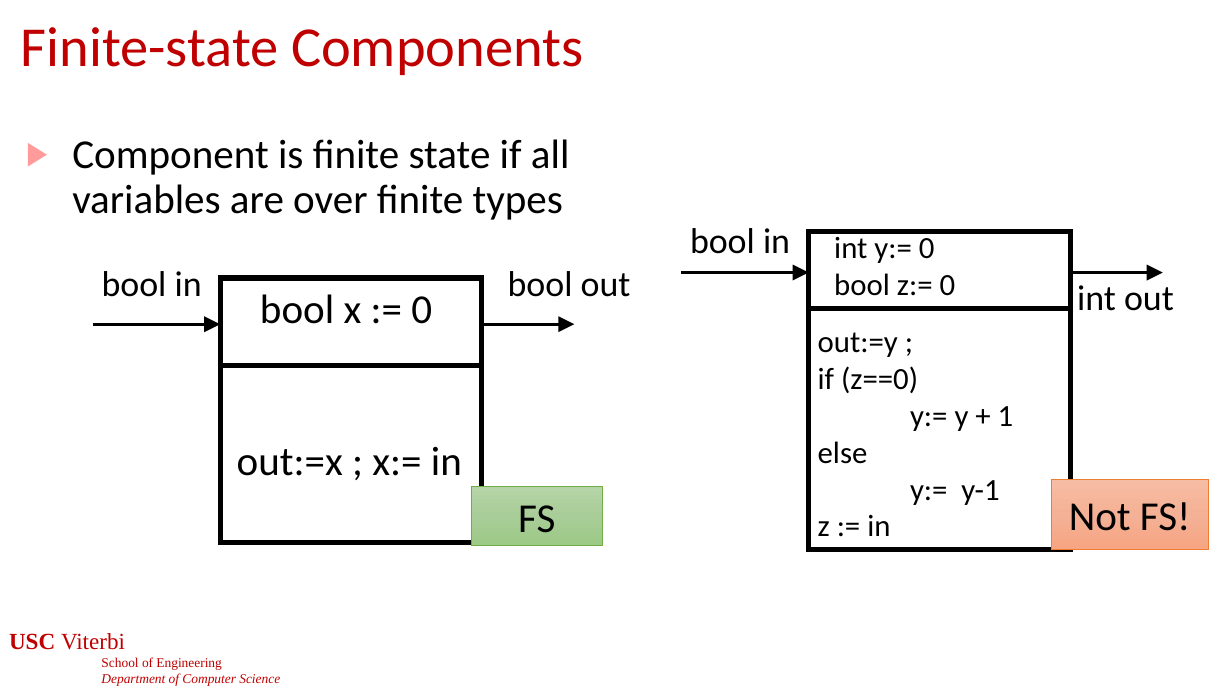
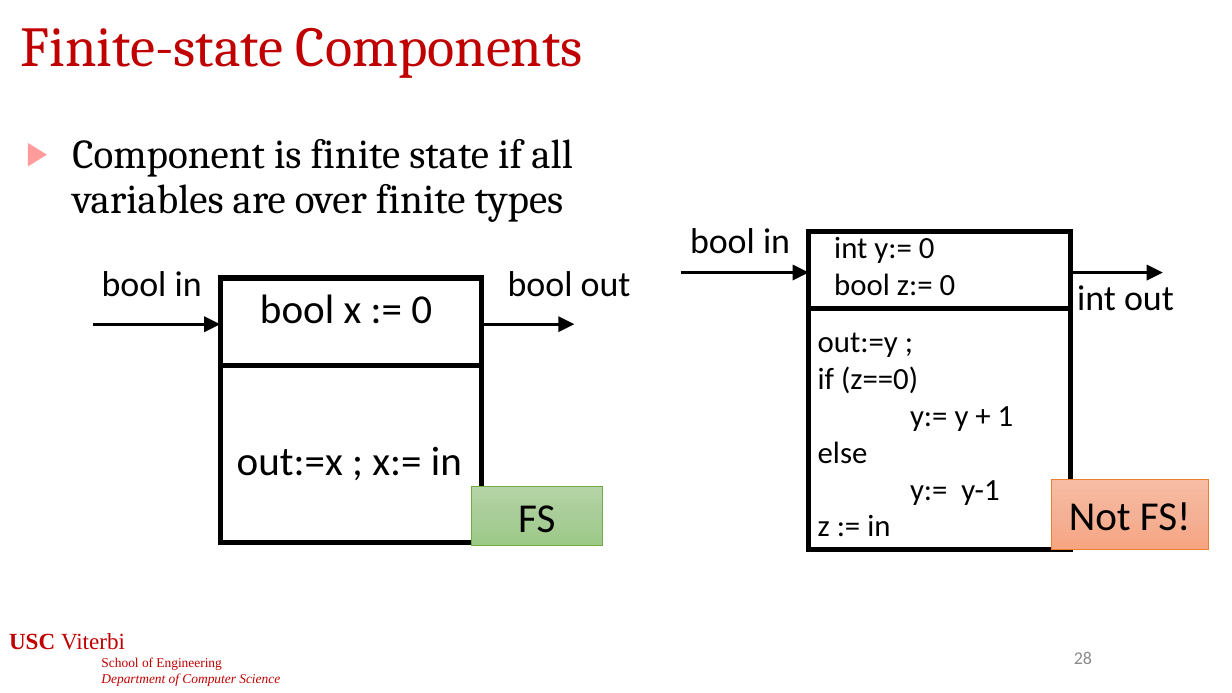
Before and after one commit to jdeshmukh/jdeshmukh.github.io, a slide deck: slide 28 of teaching/cs513-autocps-fall-2026/slides/2-ModelsOfComputation.pptx. Drawn at 1232x693 pixels with LibreOffice and Linux fonts; fonts in the diff are those of the drawing; background and template pictures are left out. Boxes give left, top, right and bottom in pixels: in the first picture for what was removed or moved away, otherwise in the second. Text is boxed around its words. In the diff, an @@ line names an element or a change of style, - is before the commit and + after.

```diff
--- a/teaching/cs513-autocps-fall-2026/slides/2-ModelsOfComputation.pptx
+++ b/teaching/cs513-autocps-fall-2026/slides/2-ModelsOfComputation.pptx
@@ title "Finite-state Components" at bbox=[21, 28, 583, 78]: font Calibri to Cambria @@
@@ text "Component is finite state if ..." at bbox=[72, 139, 573, 222]: font Calibri to Cambria @@
@@ page number added at bbox=[1074, 652, 1092, 664], 14 pt, text #8C8C8C @@
+28
```
Also in this commit, not shown: 46 other slides changed, 1 slide added, 1 other file.
